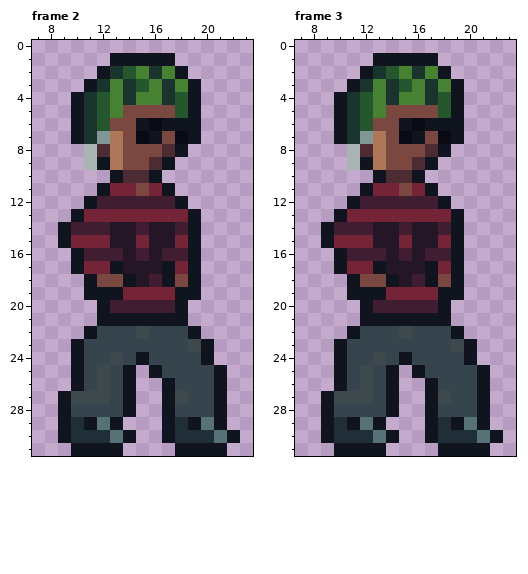
Two versions of one pixel-art file, Assets/CreatedByBavs/NpcDesigns/npc_Damon.ase. The first picture shows the starting point.
32x32 pixels, 3 frames. Colours within 5 levels of each other are drawn and written as one. Shown: frame 2: x 7..23, y 0..31; frame 3: x 7..23, y 0..31.
New version:
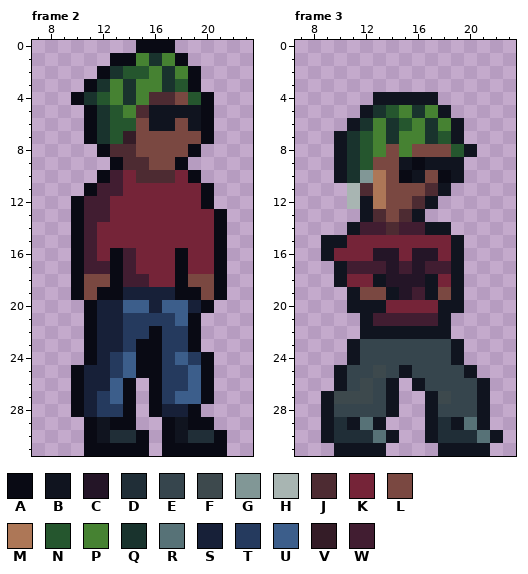
Palette (. is transparent): A #090a14  B #10141f  C #241527  D #202e37  E #36454d  F #3d494d  G #819796  H #a8b5b2  J #4d2b32  K #752438  L #7a4841  M #ad7757  N #25562e  P #468232  Q #19332d  R #577277  S #172038  T #253a5e  U #3c5e8b  V #341c27  W #411d31
Changes in this commit:
layer "Idle" now shown
layer "Layer 1 Copy" now hidden
Changed rows in their new state; - is an unchanged pixel.
Frame 2:
first column x 9:
 0 ------AAA-----
 1 ----AAPQPA----
 2 ---A--NPQPA---
 3 --A---P--NA---
 4 -A-----JJLNA--
 5 -.AQNPJBBB-A--
 6 -.AQNNLB-L-A--
 7 -.AQNVLL-LLA--
 8 --.AJJ--LLA---
 9 --..AJJLLA----
10 ---AWK-JJKA---
11 --AWW-K-KKKA--
12 -AW-KKKKKKKA--
13 -AWW------KKA-
14 .A-KKKKKKKKKA-
15 .AW-KK-KK-KKA-
16 -A-KAWKKKAKKA-
17 -AWWAWKKKAKKA-
18 -AL-AWWKKALLA-
19 -ALAASSSSAALA-
20 --ASSUUSUUSA--
21 --ASSTTTTUA---
22 --ASSTTATTA---
23 -.ASSTAATTA.--
24 -.ASTUAATUTA--
25 -ASSTUAATTUA.-
26 -ASSUA-ATTUA.-
27 .ASTUA-ATUUA.-
28 .ASTTA-ASSA..-
29 ..ABAA--ABAA.-
30 ..ABDDA-AB--A.
31 -.AAAAA-AAAAA-
Frame 3:
first column x 9:
 1 ----.....----
 2 ---.......---
 3 --.........--
 4 -...BBBBB..--
 5 -..BQNPQPB.--
 6 -.BQPQNPQP---
 7 ---NPQPPQN---
 8 -BQNP-P-LLNB-
 9 -BQNL-BA-BB--
10 -BQGMLA-LAB--
11 --HJML-LJB---
12 --HBMLLJB.---
13 -..BJLJB...--
14 ..B-WJ-WBB.--
15 -B--KK-KK----
16 BKKKC-K-CK---
17 --WWW-W-WW---
18 -BKKBC-C-K---
19 ---LLBCWBL---
20 --B-BKKKK-B--
21 ----WWWWW----
22 --.BBBBBBB.--
23 -.B-------B.-
24 -.B-E-E---B.-
25 ---EFEBE---B.
26 -------BE----
Boxes around the changes in both pictures, in picture pixels (x1, y1, x2, y2):
changed: (58, 40, 240, 456)
changed: (321, 53, 490, 391)
